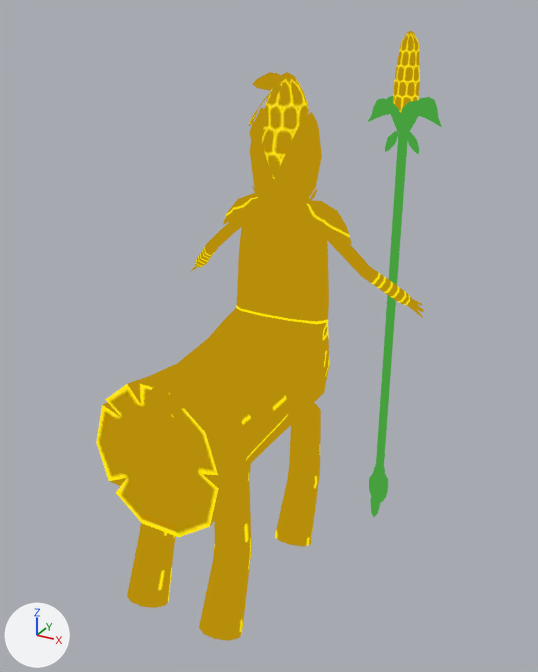
Two versions of the glTF model godot/assets/models/battle/summons/Cornataur.glb, one commit apart.
Rendered twice from a 50 mm lens placed at (0.187, -0.295, 0.294), pointed at (0.013, 0.02, 0.136). Every picture has the same lights, and +X, +Y and +Z are marked at lower left. The first picture is the older version. Both versions are drawn at frame 22 of the action 'Cornataur_Idle'; the numbers are the values there. Vertices at exactly the same position are counted once.

Script lines for the objects in view, before the commit:
```python
me_cornataur = bpy.data.meshes.new('Cornataur')
me_cornataur.from_pydata(...)  # 1091 vertices, 2030 faces; spans x -1.53..1.58, y -0.04..5.7, z -1.71..1.58
me_cornataur.materials.append(mat_cornataur)
ob_cornataur_001 = bpy.data.objects.new('Cornataur.001', me_cornataur)
ob_cornataur_001.parent = ob_cornataur
ob_cornataur_001.location = (0.0417, -0.0299, 0.0013)
ob_cornataur_001.rotation_euler = (1.571, 0.0, 0.0)  # degrees (90, 0, 0)
```
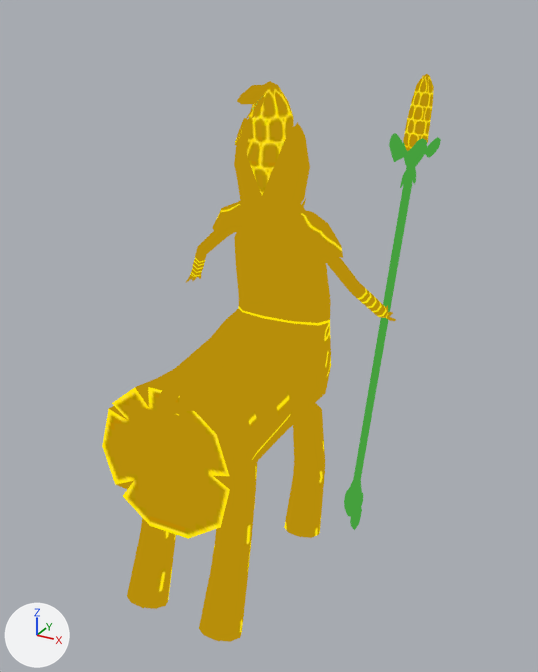
Location of each change, [x1, y1, x2, y2] in pixels of the pictures (538 x 672 px; the box of a moved part takes in the faces that stretch with it):
'Cornataur.001', reshaped, moved, rescaled, turned
    before: [96, 30, 442, 641]
    after: [102, 74, 441, 642]
part 1 of me_cornataur, moved or reshaped
    before: [275, 402, 321, 547]
    after: [284, 402, 325, 538]
part 2 of me_cornataur, moved or reshaped (mostly hidden)
    before: [243, 464, 251, 481]
    after: [249, 461, 258, 509]
part 3 of me_cornataur, moved or reshaped
    before: [253, 72, 283, 91]
    after: [237, 85, 266, 104]
part 4 of me_cornataur, moved or reshaped
    before: [267, 85, 281, 104]
    after: [252, 97, 265, 118]
part 5 of me_cornataur, moved or reshaped
    before: [248, 83, 281, 127]
    after: [235, 93, 265, 145]
part 6 of me_cornataur, moved or reshaped
    before: [250, 121, 255, 144]
    after: [236, 139, 241, 162]
part 7 of me_cornataur, moved or reshaped
    before: [368, 96, 442, 502]
    after: [344, 133, 441, 517]
part 8 of me_cornataur, moved or reshaped
    before: [393, 30, 420, 113]
    after: [403, 74, 434, 151]
part 9 of me_cornataur, moved or reshaped
    before: [385, 130, 398, 152]
    after: [400, 166, 410, 188]
part 10 of me_cornataur, moved or reshaped
    before: [408, 131, 419, 154]
    after: [413, 170, 416, 184]
part 11 of me_cornataur, moved or reshaped
    before: [370, 492, 381, 517]
    after: [350, 507, 362, 530]
part 12 of me_cornataur, moved or reshaped
    before: [252, 186, 260, 198]
    after: [238, 200, 247, 211]
part 13 of me_cornataur, moved or reshaped
    before: [309, 188, 318, 201]
    after: [299, 198, 306, 211]
part 14 of me_cornataur, moved or reshaped
    before: [303, 200, 352, 244]
    after: [298, 211, 343, 258]
part 15 of me_cornataur, moved or reshaped
    before: [223, 193, 261, 225]
    after: [212, 202, 245, 230]
part 16 of me_cornataur, moved or reshaped
    before: [190, 206, 252, 272]
    after: [186, 211, 247, 282]
part 17 of me_cornataur, moved or reshaped
    before: [96, 72, 424, 641]
    after: [102, 81, 396, 642]

What changed in the scene script:
```text
Change me_cornataur:
    used by ob_cornataur_001; parent = ob_cornataur; location = (0.0417, -0.0299, 0.0013); rotation_euler = (1.571, 0.0, 0.0), in degrees (90, 0, 0)
    remove me_cornataur.from_pydata(...)  # 1091 vertices, 2030 faces; spans x -1.53..1.58, y -0.04..5.7, z -1.71..1.58
    add me_cornataur.from_pydata(...)  # 1091 vertices, 2030 faces; spans x -1.42..1.45, y -1.6..2.19, z -0.27..5.28
    me_cornataur part 1: the loose piece of 61 vertices spanning x 0.24..0.69, y -0.04..1.77, z -1.06..-0.4 is multiplied about its middle by the matrix ((1.0, 0.006, -0.021), (-0.02, -0.155, -0.988), (-0.009, 0.988, -0.155)), then moved by (0.04, -0.03, 1.57)
    me_cornataur part 2: the loose piece of 61 vertices spanning x -0.69..-0.23, y -0.04..1.77, z -1.06..-0.4 is multiplied about its middle by the matrix ((1.0, 0.008, -0.023), (-0.022, -0.145, -0.989), (-0.012, 0.989, -0.145)), then moved by (0.04, -0.02, 1.58)
    me_cornataur part 3: the loose piece of 10 vertices spanning x -0.04..0.04, y 5.15..5.32, z -1.18..-0.52 is multiplied about its middle by the matrix ((0.998, 0.003, 0.061), (0.061, -0.076, -0.995), (0.002, 0.997, -0.076)), then moved by (0.1, -4.83, 6.0)
    me_cornataur part 4: the loose piece of 10 vertices spanning x -0.02..0.02, y 5.02..5.19, z -1.15..-0.8 is turned 94.3 degrees about the x axis through its middle, then moved by (0.09, -4.57, 6.01)
    me_cornataur part 5: the loose piece of 28 vertices spanning x -0.01..0.01, y 4.85..5.2, z -1.11..-0.46 is multiplied about its middle by the matrix ((0.998, 0.003, 0.061), (0.061, -0.076, -0.995), (0.002, 0.997, -0.076)), then moved by (0.1, -4.67, 5.73)
    me_cornataur part 6: the loose piece of 17 vertices spanning x -0.02..0.02, y 4.68..4.91, z -0.56..-0.49 is turned 94.3 degrees about the x axis through its middle, then moved by (0.12, -4.68, 5.21)
    me_cornataur part 7: the loose piece of 175 vertices spanning x 0.81..1.58, y 0.29..5.09, z -1.64..-1.28 is multiplied about its middle by the matrix ((0.177, 0.077, 0.981), (0.981, 0.071, -0.182), (-0.084, 0.994, -0.063)), then moved by (-0.14, -1.03, 3.75)
    me_cornataur part 8: the loose piece of 57 vertices spanning x 1.06..1.32, y 4.83..5.7, z -1.59..-1.32 is multiplied about its middle by the matrix ((0.177, 0.077, 0.981), (0.981, 0.071, -0.182), (-0.084, 0.994, -0.063)), then moved by (0.06, -3.42, 6.31)
    me_cornataur part 9: the loose piece of 10 vertices spanning x 1.01..1.14, y 4.54..4.78, z -1.47..-1.43 is multiplied about its middle by the matrix ((0.177, 0.077, 0.981), (0.981, 0.071, -0.182), (-0.084, 0.994, -0.063)), then moved by (0.12, -2.98, 5.71)
    me_cornataur part 10: the loose piece of 10 vertices spanning x 1.23..1.37, y 4.55..4.78, z -1.48..-1.43 is multiplied about its middle by the matrix ((0.177, 0.077, 0.981), (0.981, 0.071, -0.182), (-0.084, 0.994, -0.063)), then moved by (-0.07, -2.76, 5.71)
    me_cornataur part 11: the loose piece of 41 vertices spanning x 1.13..1.26, y 0.12..0.51, z -1.46..-1.32 is multiplied about its middle by the matrix ((0.177, 0.077, 0.981), (0.981, 0.071, -0.182), (-0.084, 0.994, -0.063)), then moved by (-0.25, 1.16, 1.32)
    me_cornataur part 12: the loose piece of 10 vertices spanning x -0.33..-0.27, y 3.96..4.14, z -1.19..-1.07 is turned 101.6 degrees about the x axis through its middle and scaled by 0.994, then moved by (0.08, -3.29, 5.11)
    me_cornataur part 13: the loose piece of 10 vertices spanning x 0.27..0.33, y 3.96..4.14, z -1.32..-1.22 is turned 101.6 degrees about the x axis through its middle and scaled by 0.992, then moved by (0.07, -3.13, 5.28)
    me_cornataur part 14: the loose piece of 19 vertices spanning x 0.24..0.8, y 3.6..4.03, z -1.4..-0.99 is multiplied about its middle by the matrix ((0.964, 0.086, 0.25), (0.237, 0.137, -0.962), (-0.117, 0.987, 0.111)), then moved by (0.07, -2.89, 4.95)
    me_cornataur part 15: the loose piece of 19 vertices spanning x -0.8..-0.24, y 3.6..4.03, z -1.4..-0.99 is multiplied about its middle by the matrix ((0.936, 0.116, -0.331), (-0.35, 0.249, -0.903), (-0.022, 0.961, 0.274)), then moved by (0.06, -2.9, 4.99)
    me_cornataur part 16: the loose piece of 71 vertices spanning x -1.53..-0.22, y 2.8..3.96, z -1.7..-1.11 is multiplied about its middle by the matrix ((0.937, 0.115, -0.33), (-0.349, 0.246, -0.904), (-0.023, 0.962, 0.271)), then moved by (0.1, -2.26, 4.73)
    me_cornataur part 17: 462 of 1091 vertices moved; they spanned x -0.69..1.53, y -0.04..5.3, z -1.71..1.58 and now span x -0.66..1.26, y -1.6..1.7, z -0.05..5.24; mean shift (0.05, -2.53, 3.15); largest move (0.0, 5.3, -1.23) -> (0.07, 0.78, 5.24)
    other edits to the shape of me_cornataur do not show in these pictures
Change ob_cornataur_001:
    remove ob_cornataur_001.parent = ob_cornataur
    ob_cornataur_001.rotation_euler: (1.571, 0.0, 0.0) -> (0.0, 0.0, 0.0)  # degrees (90, 0, 0) -> degrees (0, 0, 0)
    ob_cornataur_001.location: (0.0417, -0.0299, 0.0013) -> (0.0, 0.0, 0.0)
    ob_cornataur_001.scale: (1.0, 1.0, 1.0) -> (0.05, 0.05, 0.05)
```
